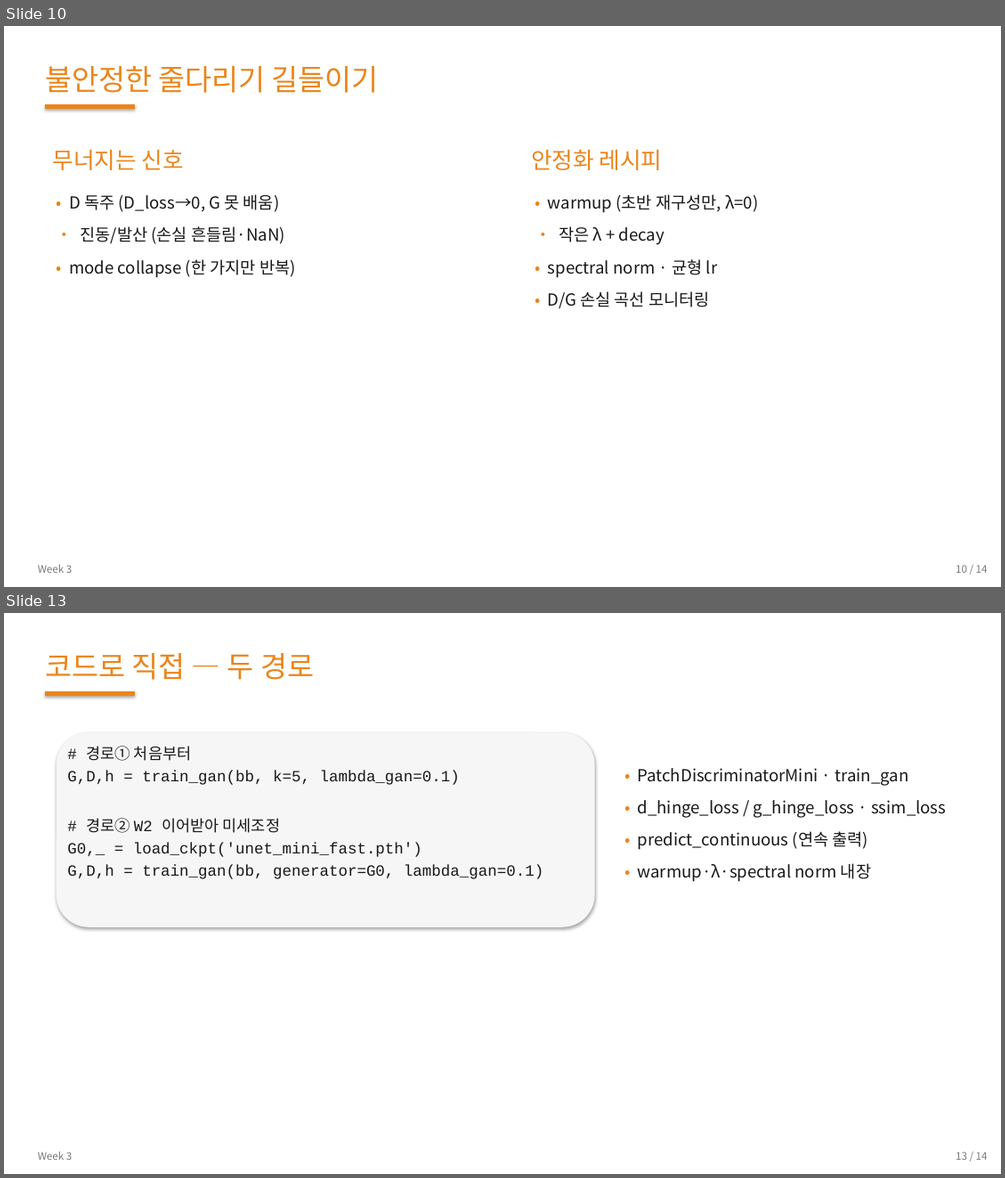
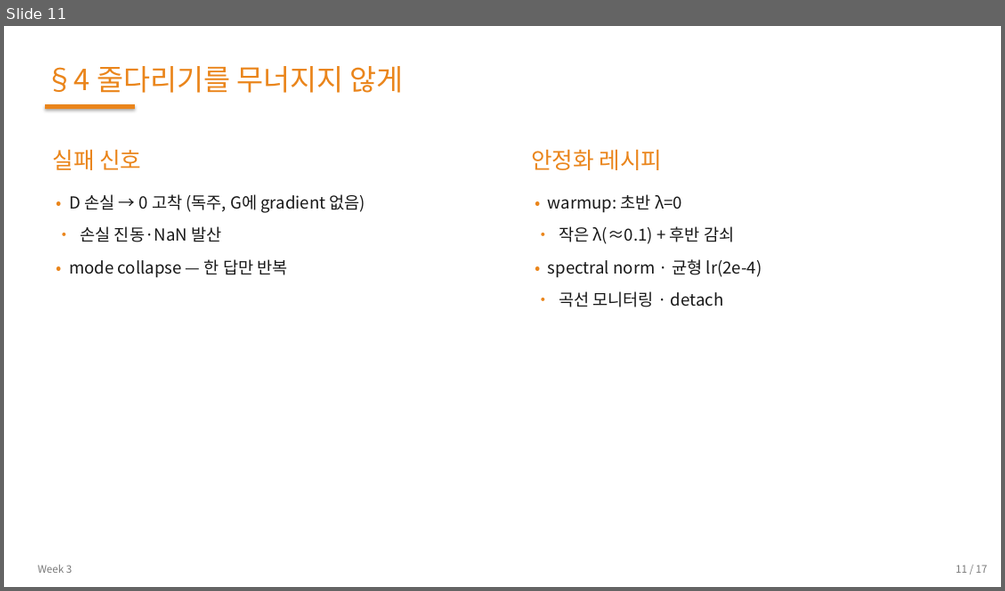
Before and after one commit to 01willy/Digital_rock_DL_Education, a slide deck: web/downloads/shared/w3/W3.pptx. Shown one above the other, each under a label of ours: slides 10 and 13 before the commit, slide 11 after it; the slides between them are not shown. The pictures are 1005x1178 and 1005x591 pixels, drawn with LibreOffice and Linux fonts; fonts in the diff are those of the drawing. Boxes give left, top, right and bottom in pixels: in the first picture for what was removed or moved away, otherwise in the second. Text is boxed around its words. In the diff, an @@ line names an element or a change of style, - is before the commit and + after.

```diff
--- a/web/downloads/shared/w3/W3.pptx
+++ b/web/downloads/shared/w3/W3.pptx
@@ slide 13 removed at bbox=[4, 613, 1001, 1174], background #FFFFFF @@
@@ text removed at bbox=[45, 653, 314, 680] @@
-코드로 직접 — 두 경로
@@ rectangle removed at bbox=[45, 691, 135, 696] @@
@@ rounded rectangle removed at bbox=[57, 732, 595, 927] @@
@@ text removed at bbox=[67, 746, 543, 879] @@
-# 경로① 처음부터
-G,D,h = train_gan(bb, k=5, lambda_gan=0.1)
-# 경로② W2 이어받아 미세조정
-G0,_ = load_ckpt('unet_mini_fast.pth')
-G,D,h = train_gan(bb, generator=G0, lambda_gan=0.1)
@@ text removed at bbox=[638, 768, 946, 882] @@
-• PatchDiscriminatorMini · train_gan
-• d_hinge_loss / g_hinge_loss · ssim_loss
-• predict_continuous (연속 출력)
-• warmup·λ·spectral norm 내장
@@ text removed at bbox=[38, 1151, 72, 1159] @@
-Week 3
@@ text removed at bbox=[955, 1151, 987, 1159] @@
-13 / 14
@@ what was slide 10 is now slide 11 @@
@@ slide 11 changed as well @@
@@ text at bbox=[45, 66, 404, 93]: text changed @@
-불안정한 줄다리기 길들이기
+§4 줄다리기를 무너지지 않게
@@ text at bbox=[53, 149, 141, 170]: text changed @@
-무너지는 신호
+실패 신호
@@ text at bbox=[69, 194, 366, 278]: text changed @@
-• D 독주 (D_loss→0, G 못 배움)
-• 진동/발산 (손실 흔들림·NaN)
-• mode collapse (한 가지만 반복)
+• D 손실 → 0 고착 (독주, G에 gradient 없음)
+• 손실 진동·NaN 발산
+• mode collapse — 한 답만 반복
@@ text at bbox=[548, 194, 762, 307]: text changed @@
-• warmup (초반 재구성만, λ=0)
-• 작은 λ + decay
-• spectral norm · 균형 lr
-• D/G 손실 곡선 모니터링
+• warmup: 초반 λ=0
+• 작은 λ(≈0.1) + 후반 감쇠
+• spectral norm · 균형 lr(2e-4)
+• 곡선 모니터링 · detach
@@ text at bbox=[955, 564, 987, 572]: text changed @@
-10 / 14
+11 / 17
```
Also in this commit, not shown: 4 other slides changed, 12 slides added, 8 other slides removed, 14 other files.
